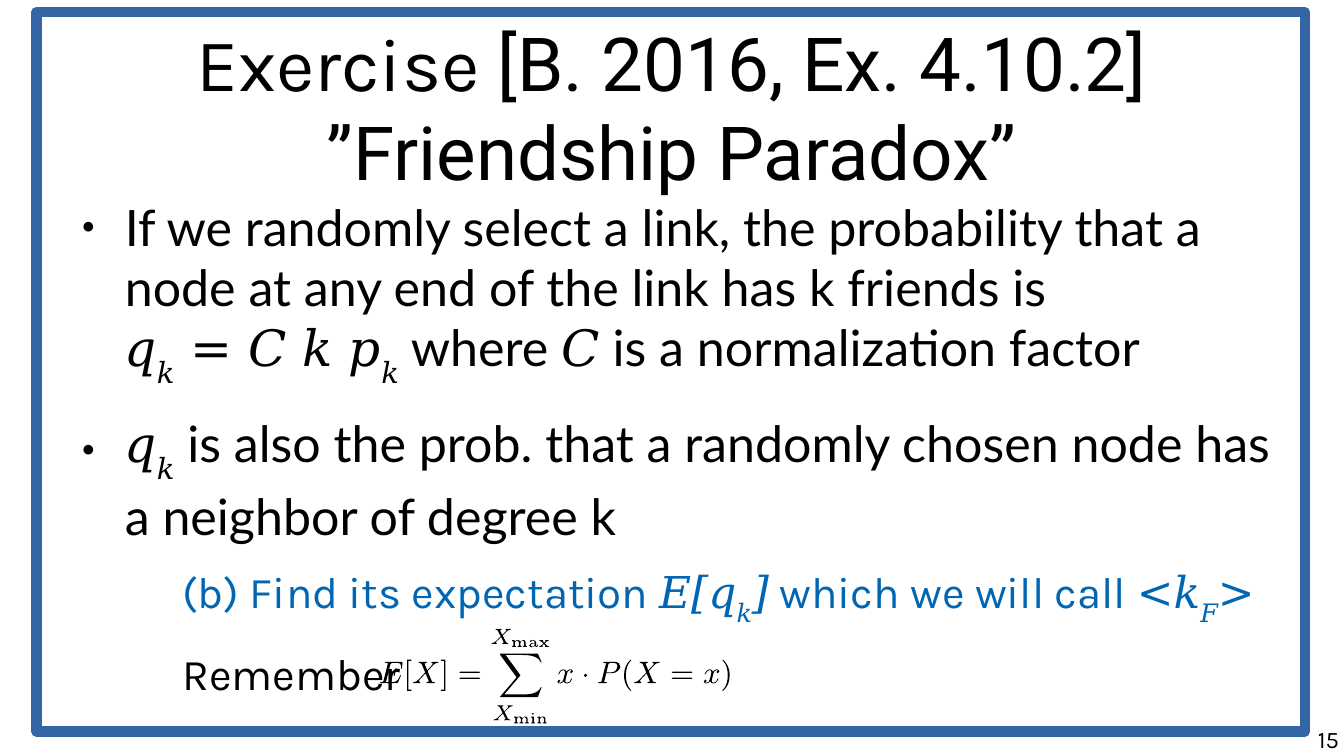
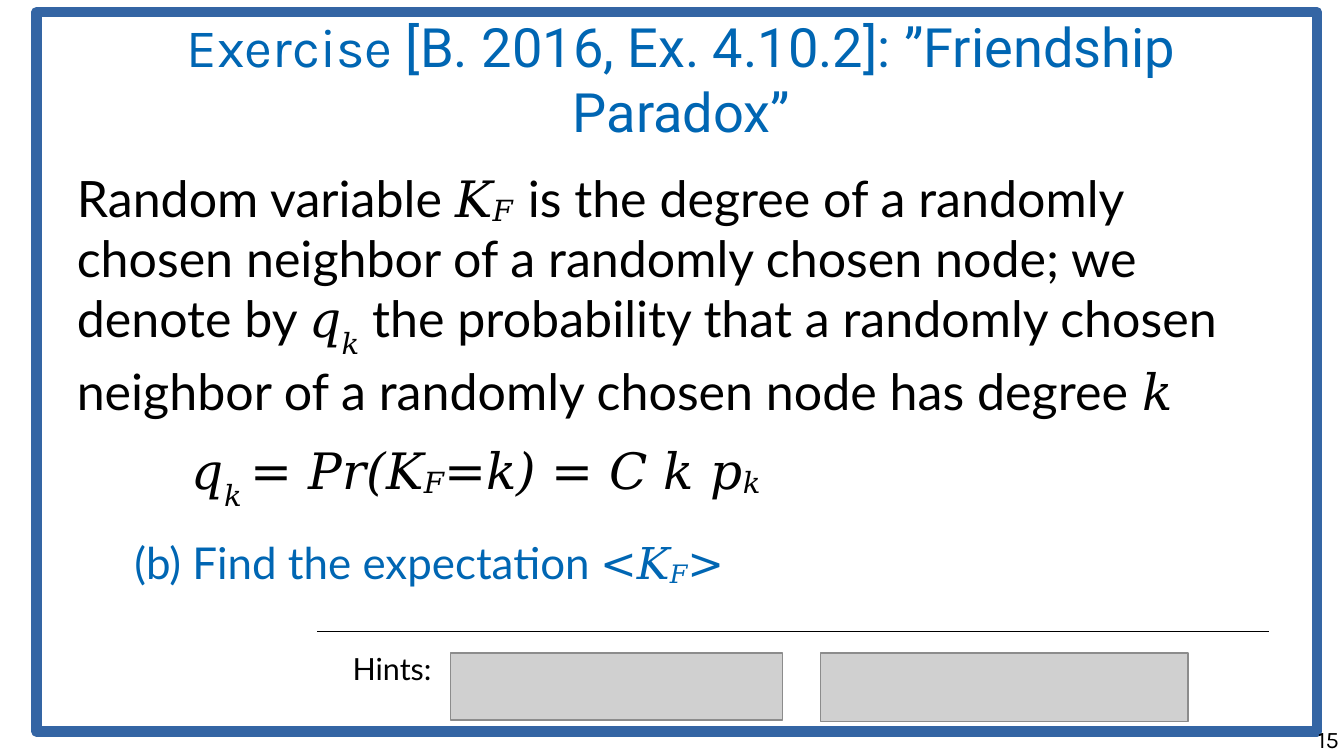
Before and after one commit to chatox/networks-science-course, a slide deck: slide 15 of theory/odp/tt15-friendship_paradox.odp. Drawn at 1344x756 pixels with LibreOffice and Linux fonts; fonts in the diff are those of the drawing; grey boxes stand for pictures. Boxes give left, top, right and bottom in pixels: in the first picture for what was removed or moved away, otherwise in the second. Text is boxed around its words. In the diff, an @@ line names an element or a change of style, - is before the commit and + after.

```diff
--- a/theory/odp/tt15-friendship_paradox.odp
+++ b/theory/odp/tt15-friendship_paradox.odp
@@ rectangle: place and size @@
-rectangle at (37,12,1305,732)
+rectangle at (37,12,1317,732)
@@ title at (187,23,1175,133): text changed; size 44 to 32 pt; text colour #000000 to #0066B3 @@
-Exercise [B. 2016, Ex. 4.10.2]
-”Friendship Paradox”
+Exercise [B. 2016, Ex. 4.10.2]: ”Friendship Paradox”
@@ text at (77,180,1216,587): text changed @@
-● If we randomly select a link, the probability that a node at any end of the link has k friends is
-  qk = C k pk where C is a normalization factor
-● qk is also the prob. that a randomly chosen node has a neighbor of degree k
-  (b) Find its expectation E[qk] which we will call <kF>
-  Remember
+Random variable KF is the degree of a randomly chosen neighbor of a randomly chosen node; we denote by qk the probability that a randomly chosen neighbor of a randomly chosen node has degree k
+  qk = Pr(KF=k) = C k pk
+(b) Find the expectation <KF>
@@ line added from (317, 632) to (1268, 632), #000000 0 pt @@
@@ text added at (353,658,432,681), 18 pt, text #000000 @@
+Hints:
@@ picture added at (451,652,783,720) @@
@@ picture added at (821,652,1188,721) @@
@@ group removed at (379,629,729,724): 22 freeform shapes @@
```
Also in this commit, not shown: 6 other slides changed, 1 slide added, 1 other file.
